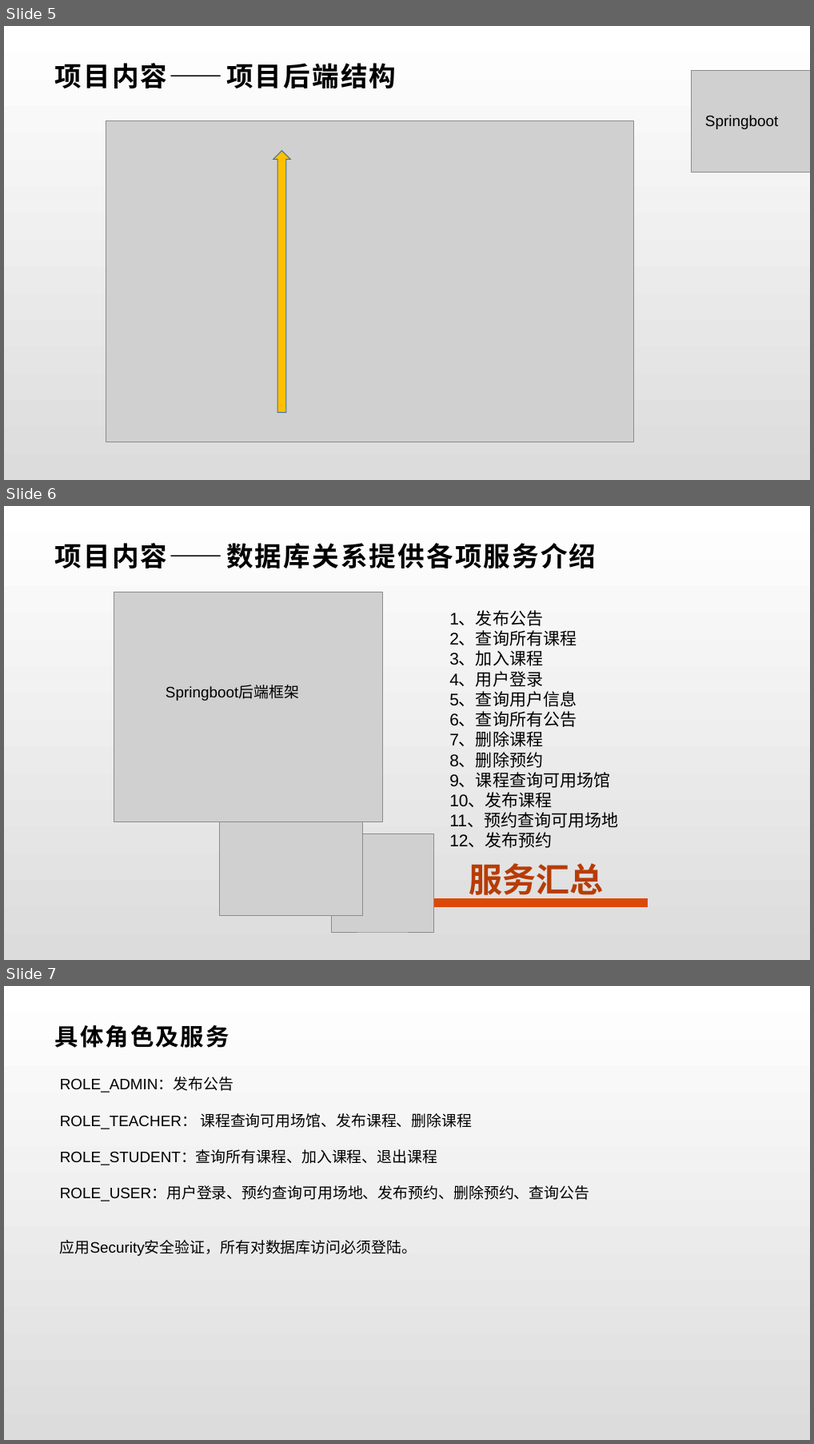
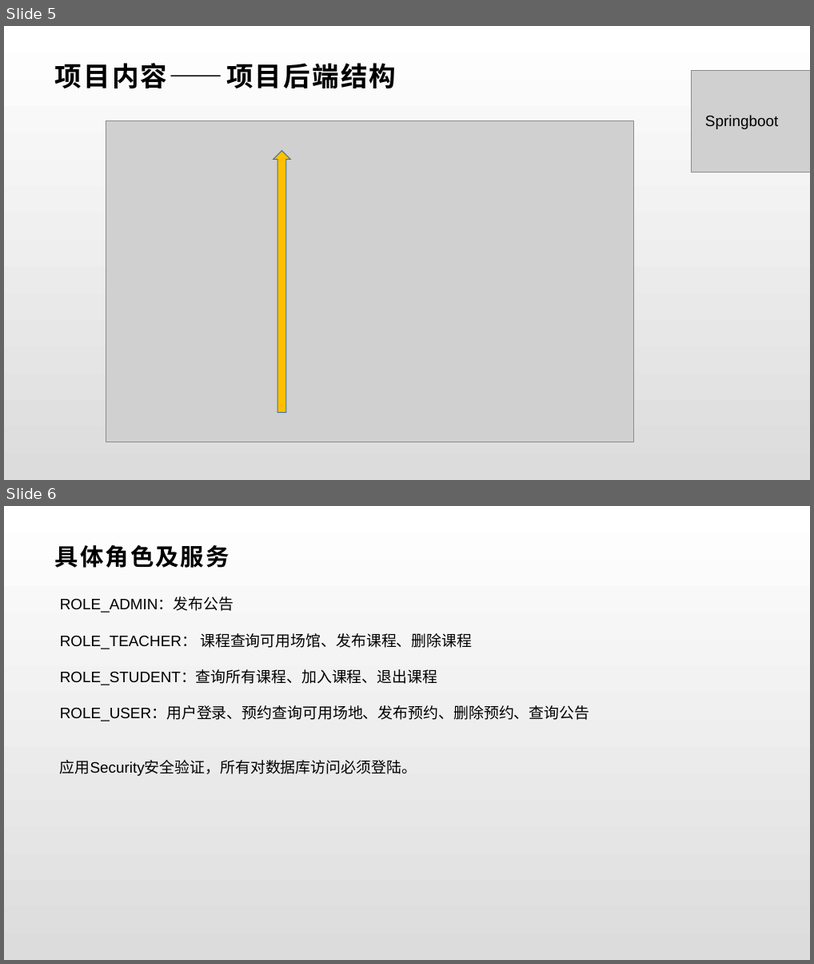
Before and after one commit to wangzh1998/MeetHere, a slide deck: Pre/Group-4-MeetHerePre.pptx. Shown one above the other, each under a label of ours: slides 5, 6 and 7 before the commit, slides 5 and 6 after it. The pictures are 814x1444 and 814x964 pixels, drawn with LibreOffice and Linux fonts; fonts in the diff are those of the drawing; grey boxes stand for pictures. Boxes give left, top, right and bottom in pixels: in the first picture for what was removed or moved away, otherwise in the second. Text is boxed around its words. In the diff, an @@ line names an element or a change of style, - is before the commit and + after.

```diff
--- a/Pre/Group-4-MeetHerePre.pptx
+++ b/Pre/Group-4-MeetHerePre.pptx
@@ slide 6 removed at (4, 506, 810, 960), background gradient #FFFFFF to #DCDCDC @@
@@ title removed at (55, 543, 596, 568) @@
-项目内容——数据库关系提供各项服务介绍
@@ picture removed at (114, 592, 383, 821) @@
@@ text removed at (450, 612, 618, 848) @@
-1、发布公告
-2、查询所有课程
-3、加入课程
-4、用户登录
-5、查询用户信息
-6、查询所有公告
-7、删除课程
-8、删除预约
-9、课程查询可用场馆
-10、发布课程
-11、预约查询可用场地
-12、发布预约
@@ text removed at (166, 686, 299, 700) @@
-Springboot后端框架
@@ picture removed at (219, 778, 362, 916) @@
@@ picture removed at (332, 833, 434, 932) @@
@@ text removed at (469, 863, 603, 900) @@
-服务汇总
@@ line removed from (394, 902) to (648, 902) @@
@@ what was slide 7 is now slide 6 @@
```
Also in this commit, not shown: 1 other slide removed.
